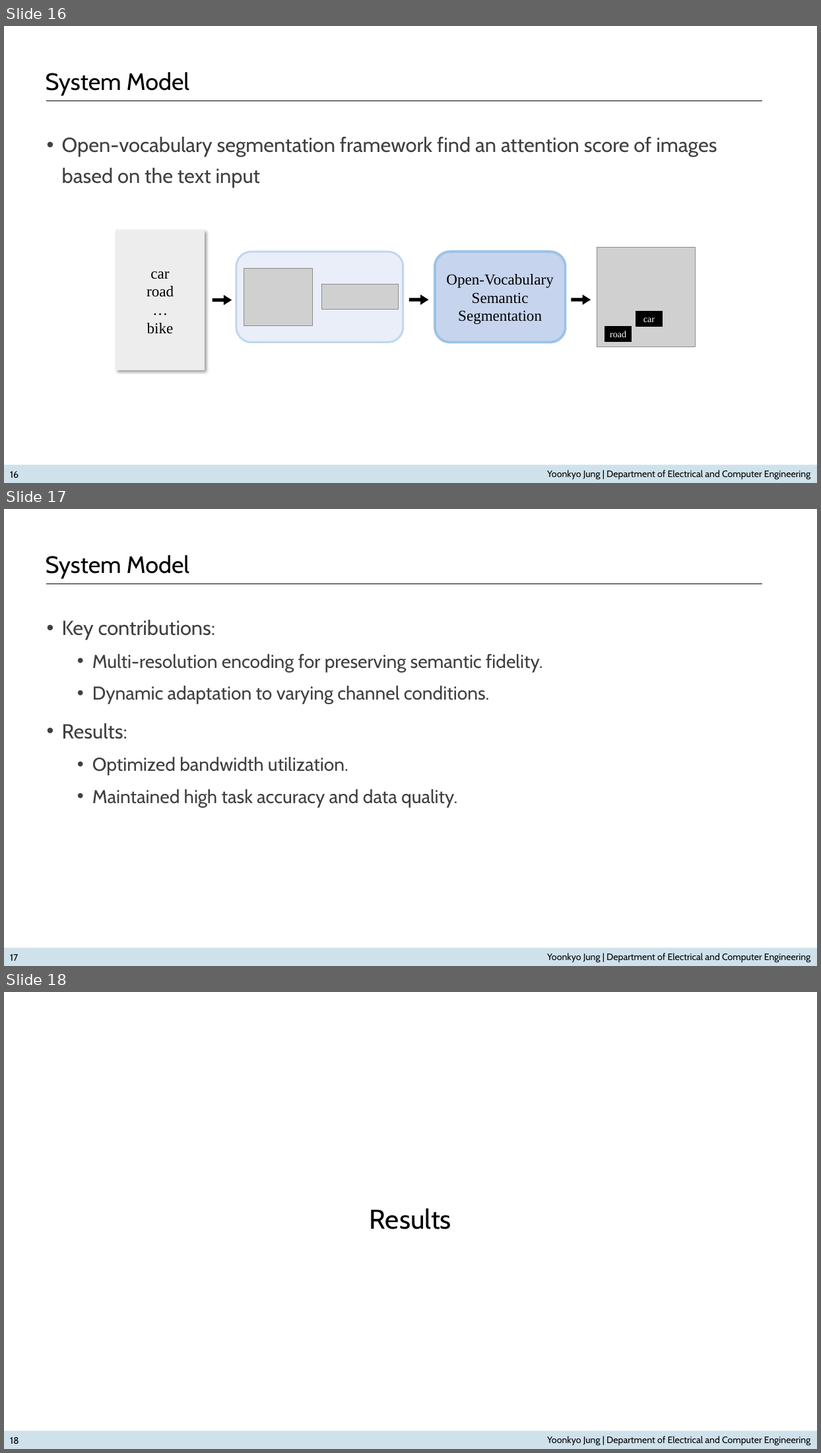
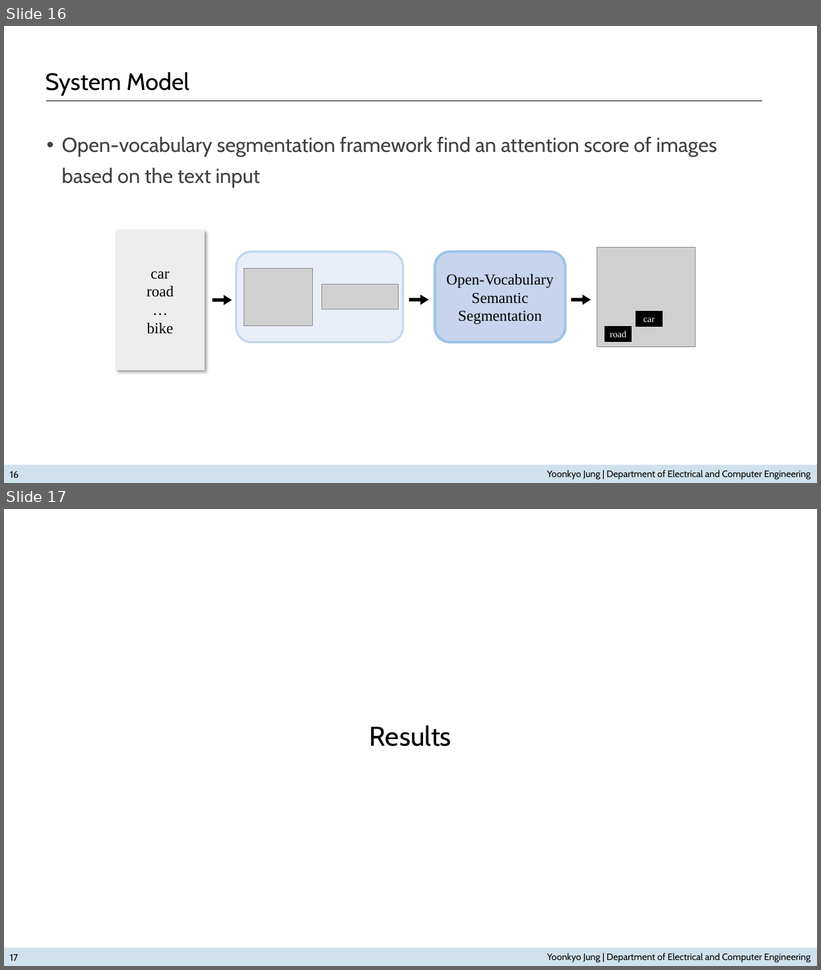
Before and after one commit to ByeokjinLee/ByeokjinLee.github.io, a slide deck: slides_ykjung.pptx. Shown one above the other, each under a label of ours: slides 16, 17 and 18 before the commit, slides 16 and 17 after it. The pictures are 821x1453 and 821x970 pixels, drawn with LibreOffice and Linux fonts; fonts in the diff are those of the drawing; grey boxes stand for pictures. Boxes give left, top, right and bottom in pixels: in the first picture for what was removed or moved away, otherwise in the second. Text is boxed around its words. In the diff, an @@ line names an element or a change of style, - is before the commit and + after.

```diff
--- a/slides_ykjung.pptx
+++ b/slides_ykjung.pptx
@@ slide 17 removed at (4,509,817,966), background #FFFFFF; not listed: 4 template elements that a slide beside it also shows @@
@@ text removed at (46,555,189,579) @@
-System Model
@@ text removed at (62,620,543,807) @@
-• Key contributions:
-  • Multi-resolution encoding for preserving semantic fidelity.
-  • Dynamic adaptation to varying channel conditions.
-• Results:
-  • Optimized bandwidth utilization.
-  • Maintained high task accuracy and data quality.
@@ page number removed at (10,955,18,961) @@
-17
@@ what was slide 18 is now slide 17 @@
@@ page number at (10,955,18,961): text changed @@
-18
+17
```
Also in this commit, not shown: 6 slides changed, 1 slide added, 1 other slide removed, 1 other file.
